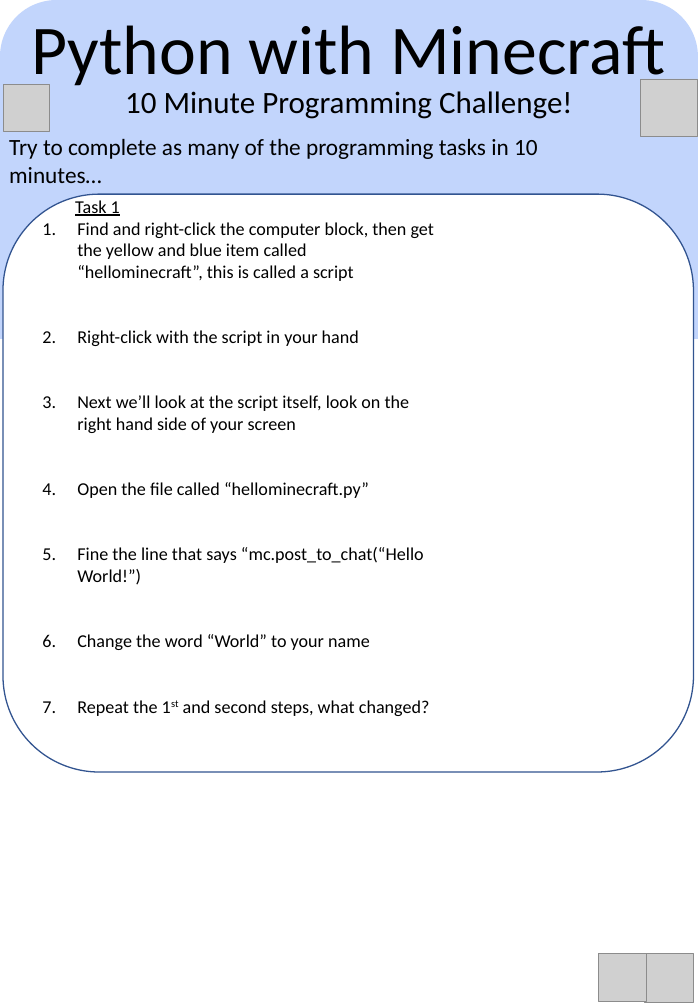
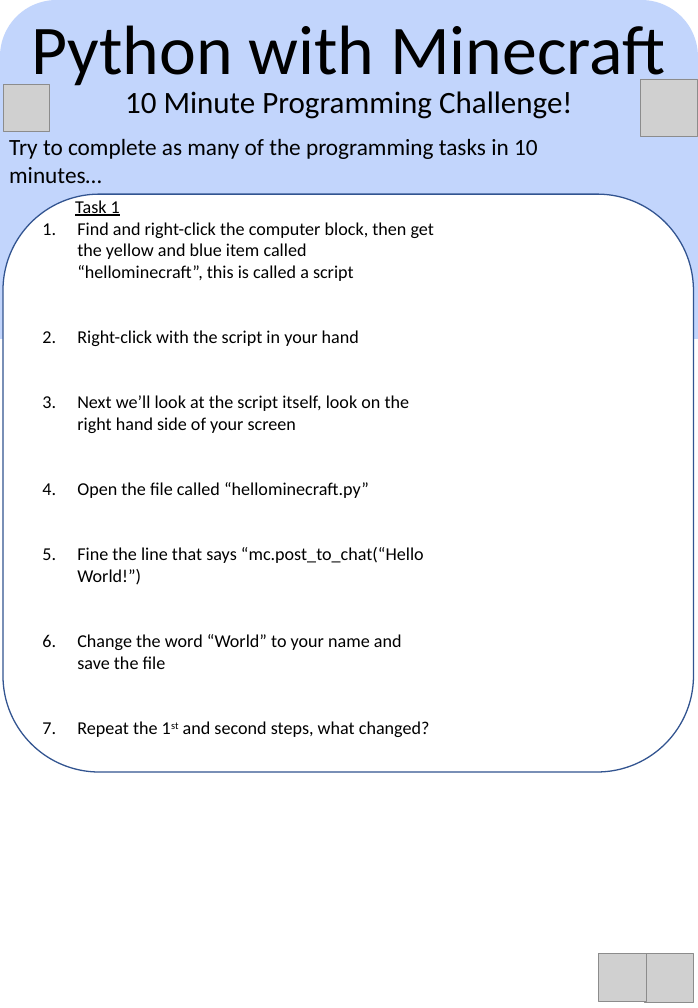
Before and after one commit to alvaropp/PythonTool_outreach, a slide deck: slide 1 of Challenges.pptx. Drawn at 698x1008 pixels with LibreOffice and Linux fonts; fonts in the diff are those of the drawing; grey boxes stand for pictures; background and template pictures are left out. Boxes give left, top, right and bottom in pixels: in the first picture for what was removed or moved away, otherwise in the second. Text is boxed around its words. In the diff, an @@ line names an element or a change of style, - is before the commit and + after.

```diff
--- a/Challenges.pptx
+++ b/Challenges.pptx
@@ text at [77,634,402,669]: text changed @@
-6. Change the word “World” to your name
+6. Change the word “World” to your name and save the file
```
Also in this commit, not shown: 1 other file.
